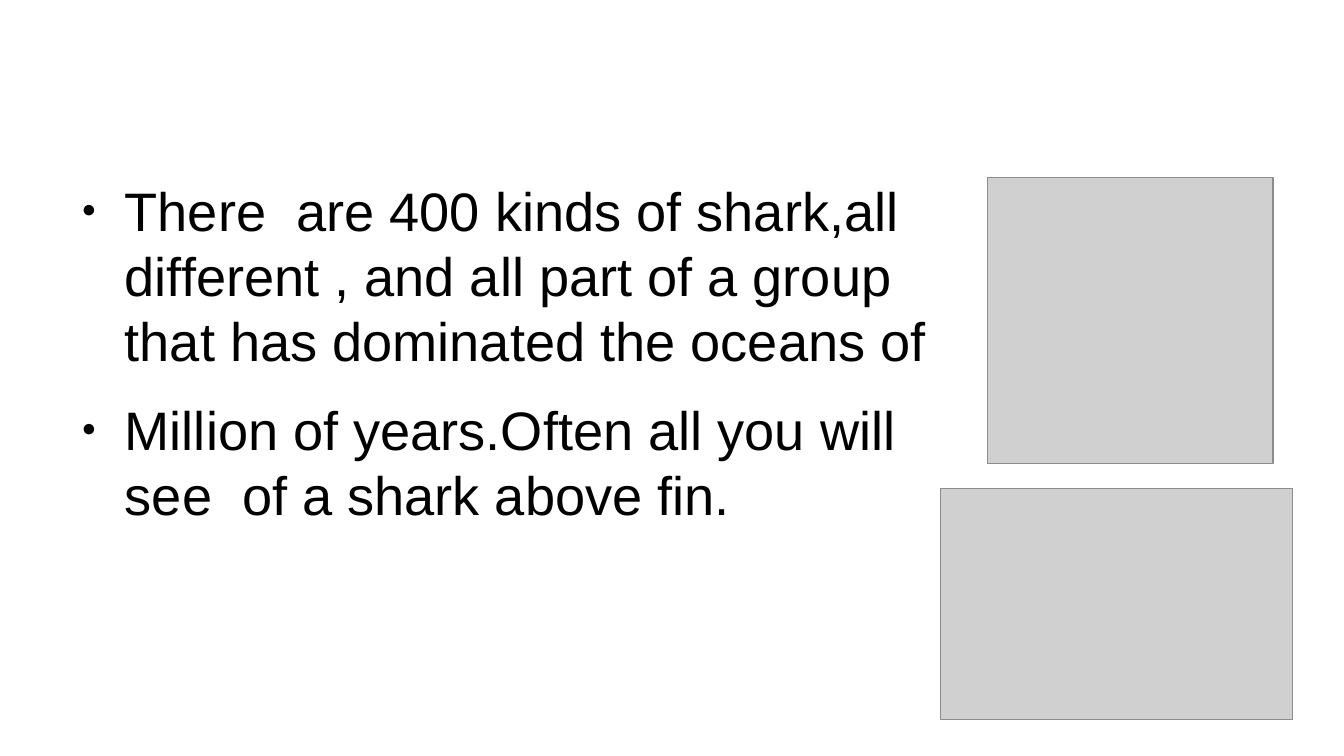
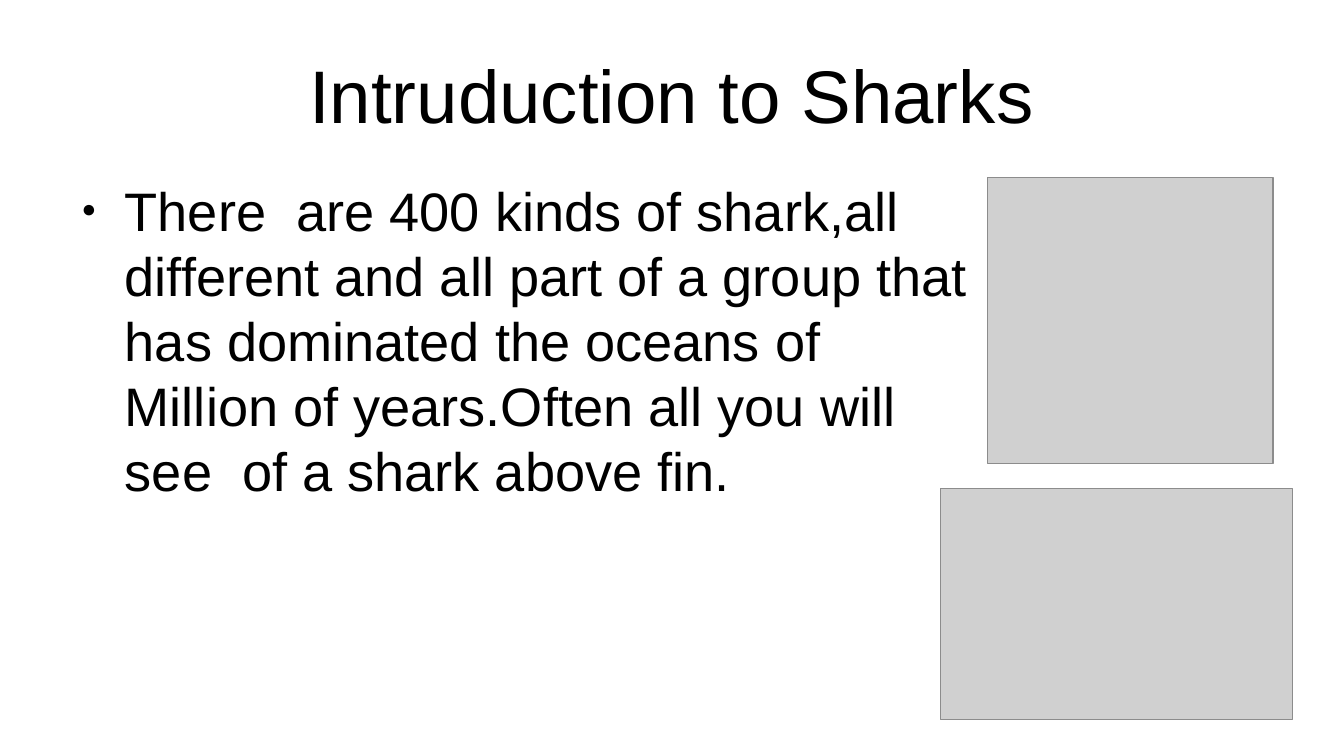
Before and after one commit to aarushipujeri/my-presentation, a slide deck: slide 3 of SHARKS.odp (slide 2 before the commit). Drawn at 1344x756 pixels with LibreOffice and Linux fonts; fonts in the diff are those of the drawing; grey boxes stand for pictures; background and template pictures are left out. Boxes give left, top, right and bottom in pixels: in the first picture for what was removed or moved away, otherwise in the second. Text is boxed around its words. In the diff, an @@ line names an element or a change of style, - is before the commit and + after.

```diff
--- a/SHARKS.odp
+++ b/SHARKS.odp
@@ title added at box(309, 69, 1034, 124), 44 pt, text #000000 @@
+Intruduction to Sharks
@@ text at box(125, 191, 966, 492): text changed @@
-● There are 400 kinds of shark,all different , and all part of a group that has dominated the oceans of
-● Million of years.Often all you will see of a shark above fin.
+● There are 400 kinds of shark,all different and all part of a group that has dominated the oceans of Million of years.Often all you will see of a shark above fin.
```
Also in this commit, not shown: 4 other slides changed, 3 slides added, 2 slides removed.
